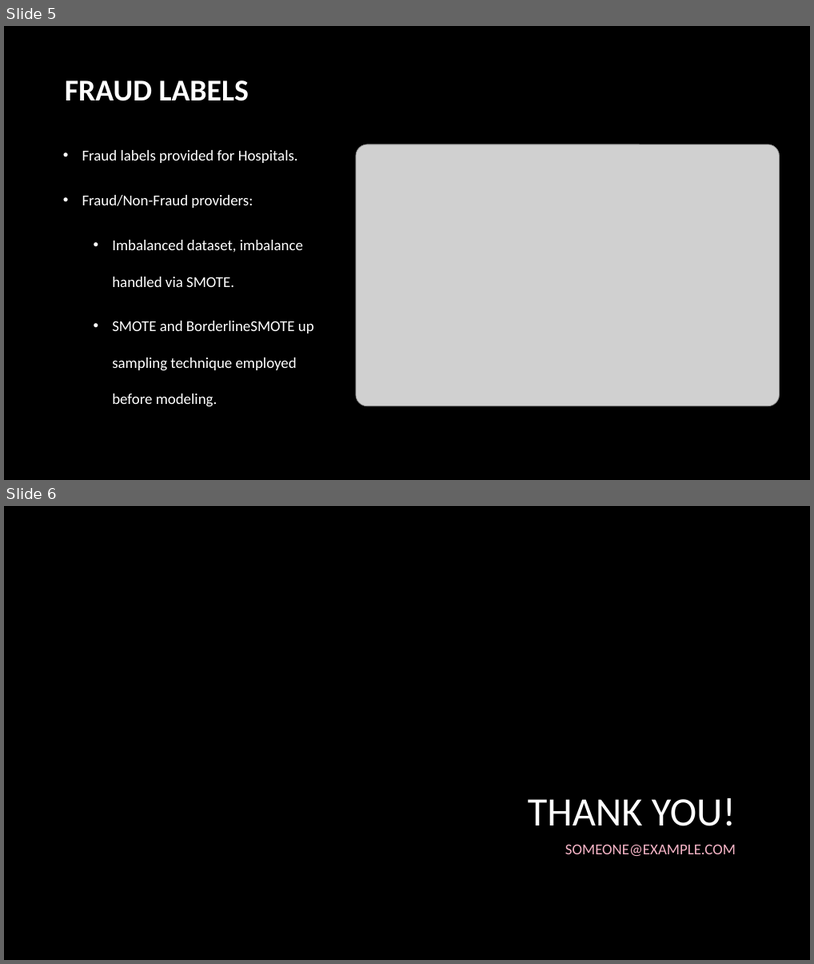
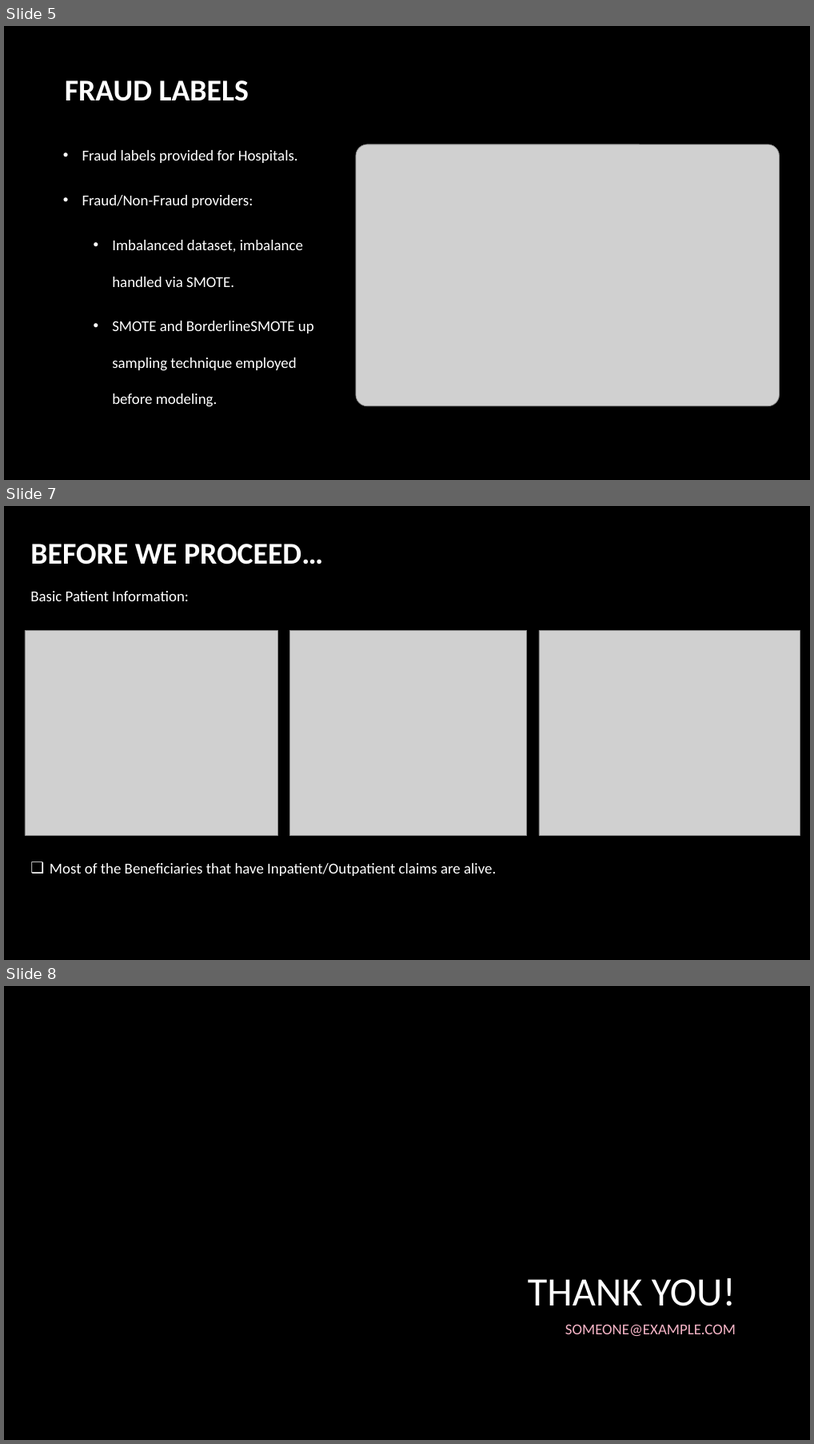
Before and after one commit to suhitasva/Capstone_Project, a slide deck: hc_fraud.pptx. Shown one above the other, each under a label of ours: slides 5 and 6 before the commit, slides 5, 7 and 8 after it; the slides between them are not shown. The pictures are 814x964 and 814x1444 pixels, drawn with LibreOffice and Linux fonts; fonts in the diff are those of the drawing; grey boxes stand for pictures; background and template pictures are left out. Boxes give left, top, right and bottom in pixels: in the first picture for what was removed or moved away, otherwise in the second. Text is boxed around its words. In the diff, an @@ line names an element or a change of style, - is before the commit and + after.

```diff
--- a/hc_fraud.pptx
+++ b/hc_fraud.pptx
@@ slide 7 added at (x1=4, y1=506, x2=810, y2=960), background picture (left out) @@
@@ title added at (x1=30, y1=544, x2=323, y2=564), 36 pt, text #FFFFFF, bold @@
+BEFORE WE PROCEED…
@@ text added at (x1=30, y1=591, x2=189, y2=601), 18 pt, text #FFFFFF @@
+Basic Patient Information:
@@ picture added at (x1=25, y1=631, x2=278, y2=836) @@
@@ picture added at (x1=290, y1=631, x2=527, y2=836) @@
@@ picture added at (x1=539, y1=631, x2=800, y2=836) @@
@@ text added at (x1=50, y1=863, x2=496, y2=876), 18 pt, text #FFFFFF @@
+❑ Most of the Beneficiaries that have Inpatient/Outpatient claims are alive.
@@ what was slide 6 is now slide 8 @@
```
Also in this commit, not shown: 1 other slide added.
